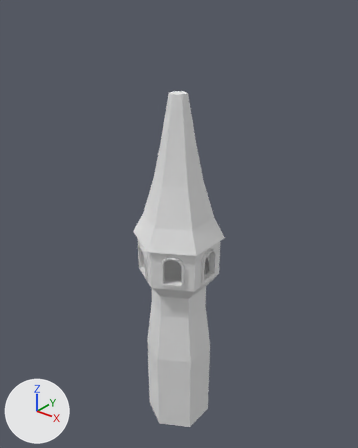
The OBJ model game/scenes/ground/Tower.obj as it was, and as the next commit left it.
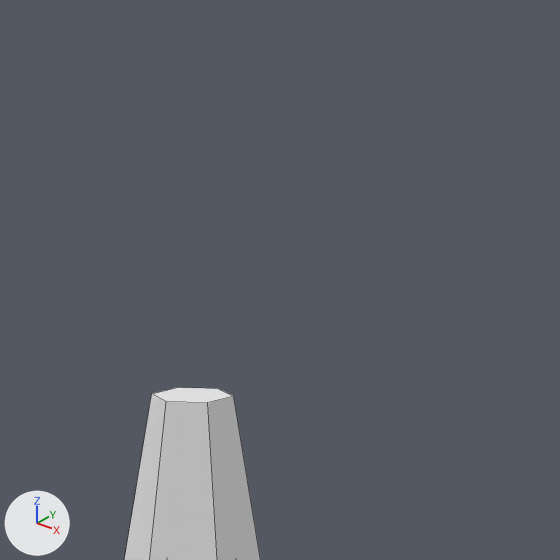
Each version is shown whole from a 50 mm camera at (26.49, -33.03, 43.6) aimed at (-0.6, 0.84, 22.61), then close up on the part from 37% to 74% of the width and 0% to 29% of the height. Lighting does not change. The marker at lower left points along +X, +Y and +Z. The close-ups show mesh edges as thin lines. Where no turn or scale is listed for an object, it has been applied to the vertices.

The older version as bpy lines, for what is in view:
```python
me_towerbase_cylinder_005 = bpy.data.meshes.new('TowerBase_Cylinder.005')
me_towerbase_cylinder_005.from_pydata(...)  # 323 vertices, 214 faces; spans x -3.9..3.9, y -4.4..4.4, z 0.0..35.3
me_towerbase_cylinder_005.materials.append(mat_none)  # white #e7e7e7
ob_towerbase_cylinder_005 = bpy.data.objects.new('TowerBase_Cylinder.005', me_towerbase_cylinder_005)
ob_towerbase_cylinder_005.location = (0.0, 0.0, 0.0)
```
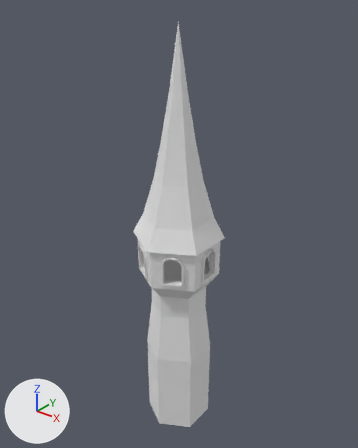
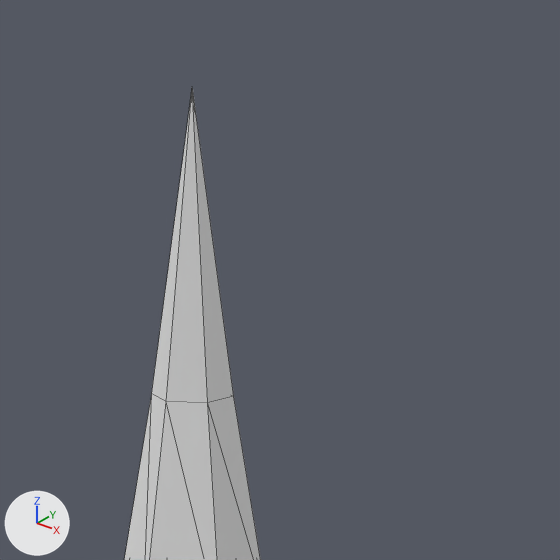
Changed parts and their boxes [x1, y1, x2, y2] in the close-ups (560 x 560 px):
'TowerBase_Cylinder.005', reshaped
    before: [124, 387, 261, 560]
    after: [124, 88, 261, 560]
part 1 of me_towerbase_cylinder_005, added
    after: [152, 88, 234, 403]

What changed in the scene script:
```text
Change me_towerbase_cylinder_005:
    used by ob_towerbase_cylinder_005; location = (0.0, 0.0, 0.0)
    remove me_towerbase_cylinder_005.from_pydata(...)  # 323 vertices, 214 faces; spans x -3.9..3.9, y -4.4..4.4, z 0.0..35.3
    add me_towerbase_cylinder_005.from_pydata(...)  # 324 vertices, 664 faces; spans x -3.9..3.9, y -4.4..4.4, z 0.0..41.0
    me_towerbase_cylinder_005 part 1: 1 vertex added at x 0.0, y 0.0, z 41.0
```
